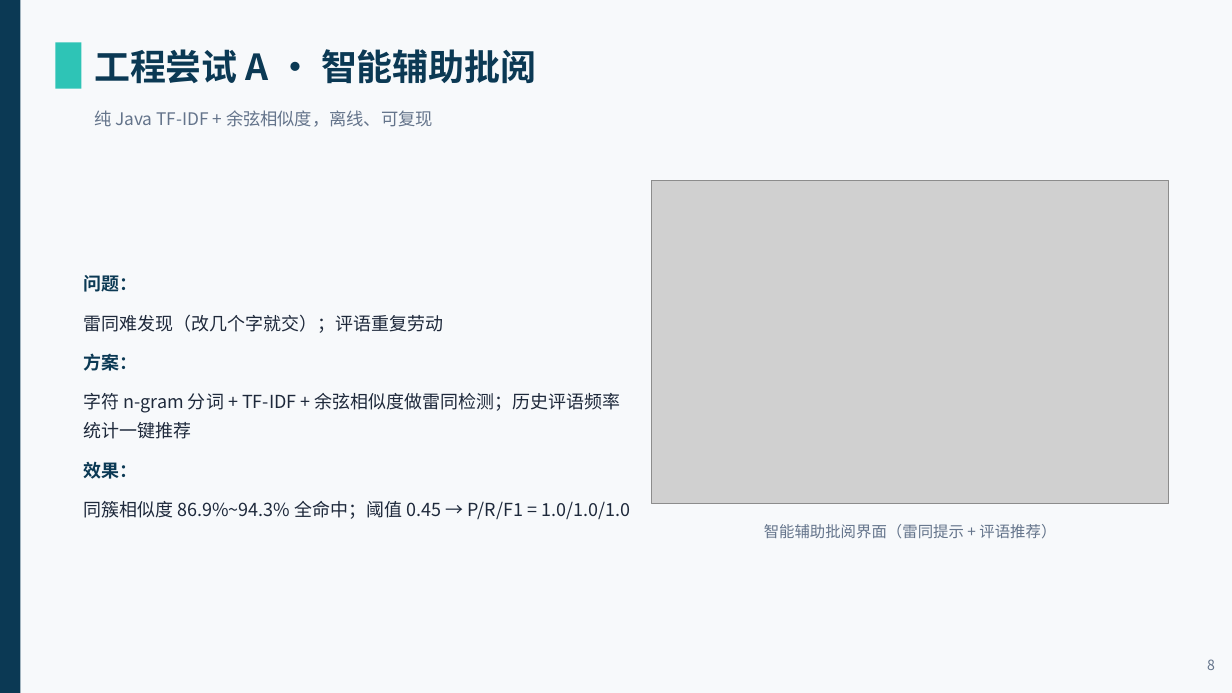
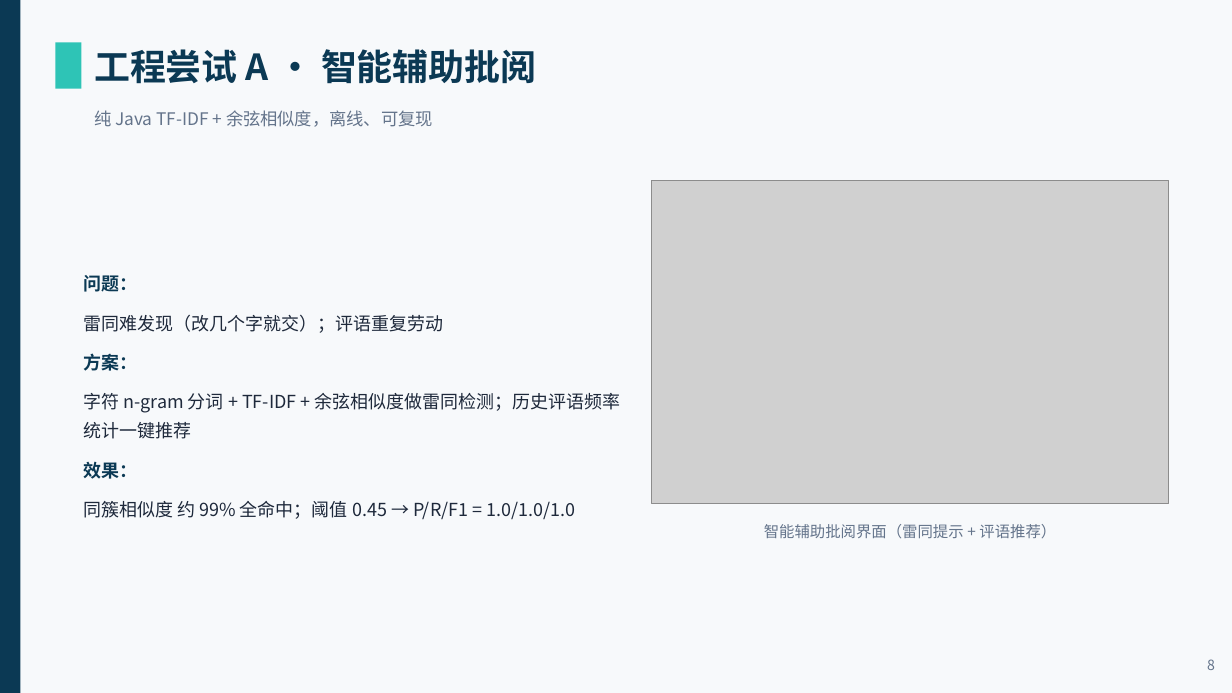
Before and after one commit to CloudGiaohaooo/smart-classroom, a slide deck: slide 8 of 答辩材料/答辩PPT.pptx. Drawn at 1232x693 pixels with LibreOffice and Linux fonts; fonts in the diff are those of the drawing; grey boxes stand for pictures. Boxes give left, top, right and bottom in pixels: in the first picture for what was removed or moved away, otherwise in the second. Text is boxed around its words. In the diff, an @@ line names an element or a change of style, - is before the commit and + after.

Commit message:
docs(答辩): 同步相似度口径、新增答辩演示动线、更新 PPT

```diff
--- a/答辩材料/答辩PPT.pptx
+++ b/答辩材料/答辩PPT.pptx
@@ text at <box>83,501,575,519</box>: text changed @@
-同簇相似度 86.9%~94.3% 全命中；阈值 0.45 → P/R/F1 = 1.0/1.0/1.0
+同簇相似度 约 99% 全命中；阈值 0.45 → P/R/F1 = 1.0/1.0/1.0
```
Also in this commit, not shown: 4 other files.
